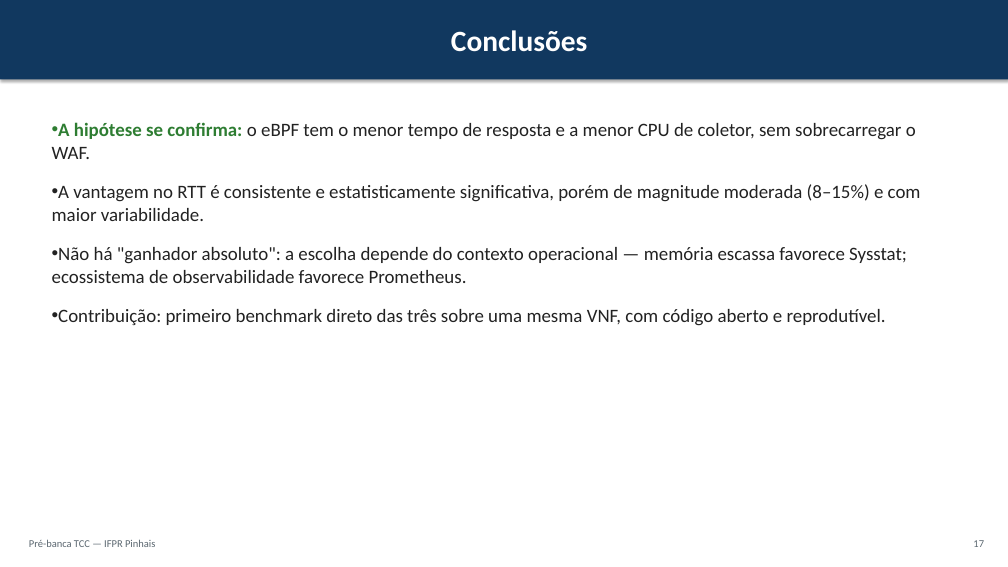
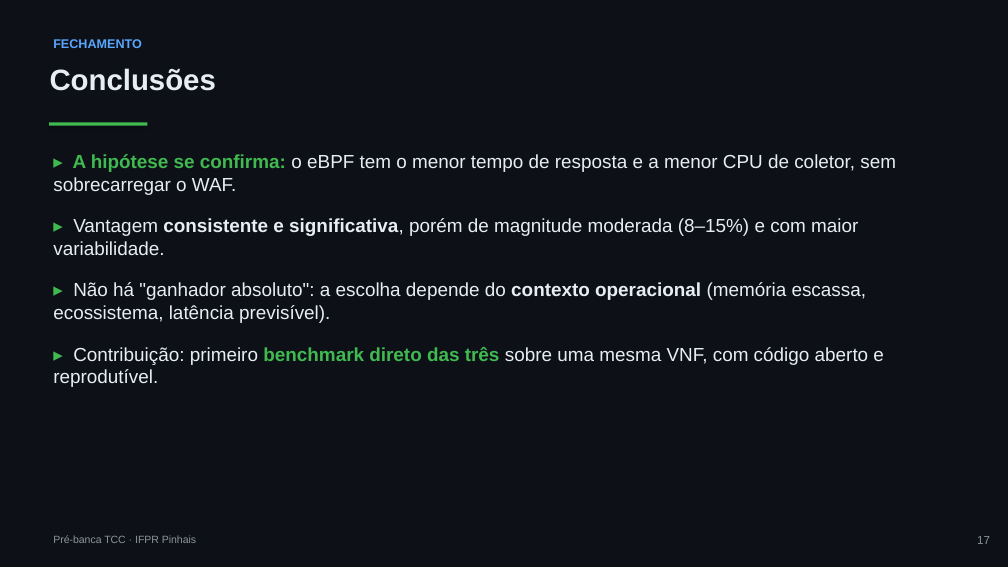
Before and after one commit to joaopedroplinta/vnf-monitoring-benchmark, a slide deck: slide 17 of docs/apresentacao/apresentacao_tcc.pptx. Drawn at 1008x567 pixels with LibreOffice and Linux fonts; fonts in the diff are those of the drawing. Boxes give left, top, right and bottom in pixels: in the first picture for what was removed or moved away, otherwise in the second. Text is boxed around its words. In the diff, an @@ line names an element or a change of style, - is before the commit and + after.

Commit message:
docs: redesenhar slides da pre-banca com tema escuro
Aplica tema escuro tech (fundo grafite, acentos neon verde/azul/laranja)
no gerador PPTX e no HTML reveal.js. Corrige sobreposicoes trocando a
fonte para Arial e ligando auto-ajuste de texto nas caixas. Aperta
fontes e espacamentos no HTML para o conteudo caber sem corte na altura
fixa do slide.

```diff
--- a/docs/apresentacao/apresentacao_tcc.pptx
+++ b/docs/apresentacao/apresentacao_tcc.pptx
@@ background #FFFFFF to #0D1117 @@
@@ text "Conclusões": place and size @@
-text "Conclusões" at box(0, 0, 1008, 79)
+text "Conclusões" at box(50, 68, 216, 91)
@@ text "Conclusões" at box(50, 68, 216, 91): font Calibri to Arial, text colour #FFFFFF to #E6EDF3; alignment centre to left; more space between paragraphs; vertical alignment middle to top; fill #11385F to none; shadow off @@
@@ text added at box(53, 39, 142, 48), 12 pt, text #58A6FF, bold @@
+FECHAMENTO
@@ rectangle added at box(49, 123, 147, 126), fill #3FB950 @@
@@ text at box(53, 154, 896, 387): text changed; font Calibri to Arial; text colour #222222 to #E6EDF3 @@
-• A hipótese se confirma: o eBPF tem o menor tempo de resposta e a menor CPU de coletor, sem sobrecarregar o WAF.
-• A vantagem no RTT é consistente e estatisticamente significativa, porém de magnitude moderada (8–15%) e com maior variabilidade.
-• Não há "ganhador absoluto": a escolha depende do contexto operacional — memória escassa favorece Sysstat; ecossistema de observabilidade favorece Prometheus.
-• Contribuição: primeiro benchmark direto das três sobre uma mesma VNF, com código aberto e reprodutível.
+▸ A hipótese se confirma: o eBPF tem o menor tempo de resposta e a menor CPU de coletor, sem sobrecarregar o WAF.
+▸ Vantagem consistente e significativa, porém de magnitude moderada (8–15%) e com maior variabilidade.
+▸ Não há "ganhador absoluto": a escolha depende do contexto operacional (memória escassa, ecossistema, latência previsível).
+▸ Contribuição: primeiro benchmark direto das três sobre uma mesma VNF, com código aberto e reprodutível.
@@ text at box(53, 535, 196, 543): text changed; font Calibri to Arial; text colour #5B6770 to #8B949E @@
-Pré-banca TCC — IFPR Pinhais
+Pré-banca TCC · IFPR Pinhais
@@ text "17" at box(977, 536, 990, 544): size 10 to 11 pt, font Calibri to Arial, text colour #5B6770 to #8B949E @@
```
Also in this commit, not shown: 18 other slides changed, 2 other files.
